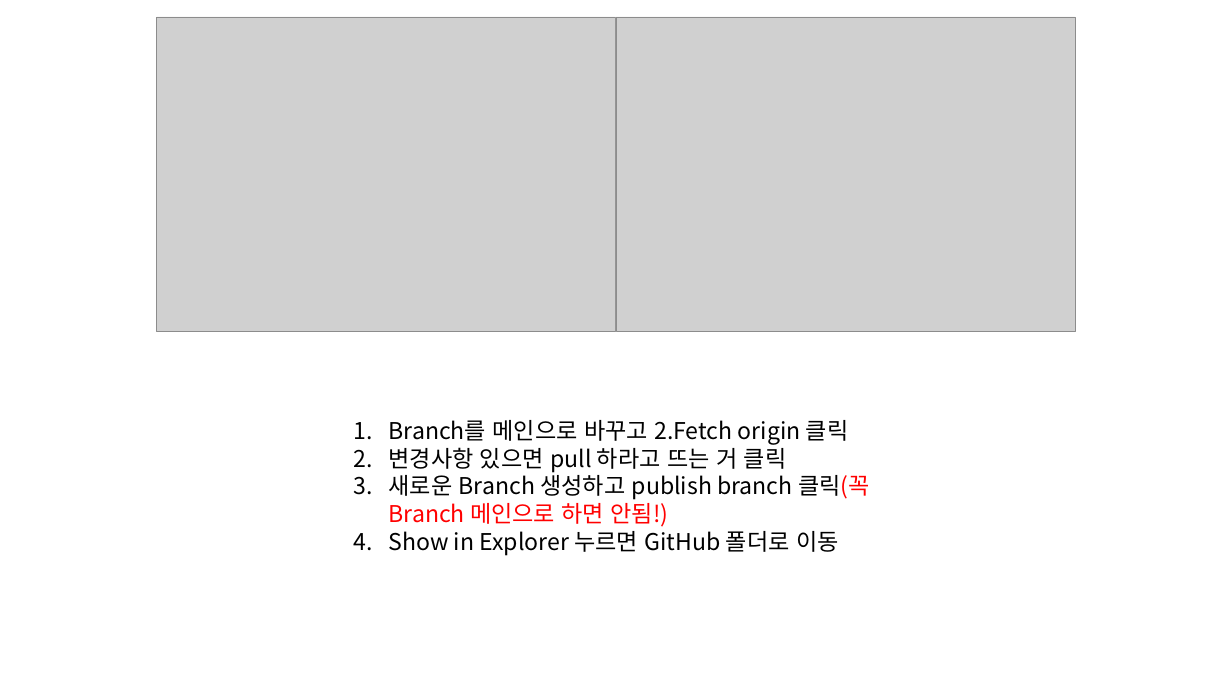
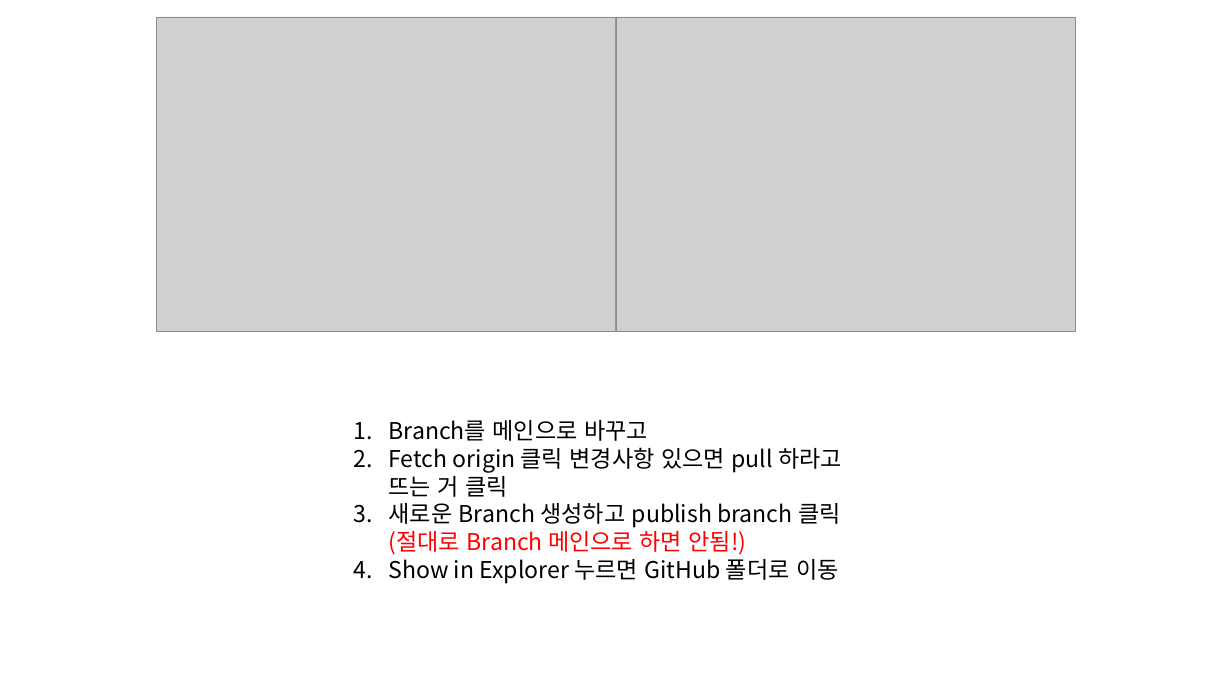
Before and after one commit to choikj129/2021.11.09_MES_nodejs_team, a slide deck: slide 1 of GitHub규칙.pptx. Drawn at 1232x693 pixels with LibreOffice and Linux fonts; fonts in the diff are those of the drawing; grey boxes stand for pictures. Boxes give left, top, right and bottom in pixels: in the first picture for what was removed or moved away, otherwise in the second. Text is boxed around its words. In the diff, an @@ line names an element or a change of style, - is before the commit and + after.

```diff
--- a/GitHub규칙.pptx
+++ b/GitHub규칙.pptx
@@ text at box(389, 420, 842, 555): text changed @@
-1. Branch를 메인으로 바꾸고 2.Fetch origin 클릭
-2. 변경사항 있으면 pull 하라고 뜨는 거 클릭
-3. 새로운 Branch 생성하고 publish branch 클릭(꼭 Branch 메인으로 하면 안됨!)
+1. Branch를 메인으로 바꾸고
+2. Fetch origin 클릭 변경사항 있으면 pull 하라고 뜨는 거 클릭
+3. 새로운 Branch 생성하고 publish branch 클릭(절대로 Branch 메인으로 하면 안됨!)
```
Also in this commit, not shown: 2 other slides changed.
